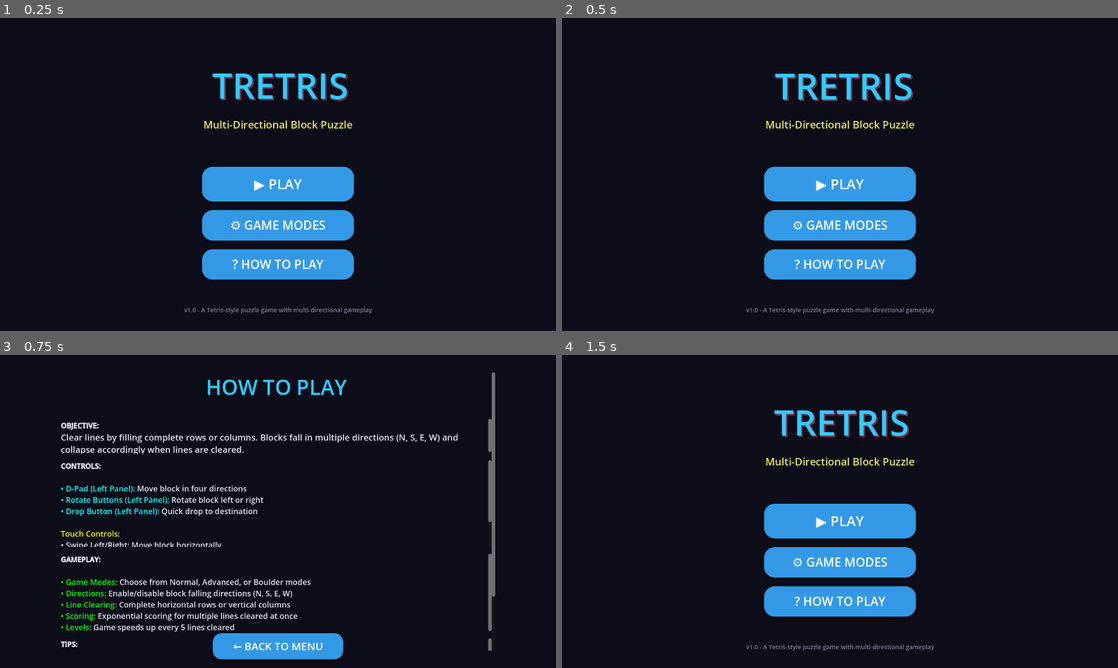
Above: before the commit, frames 1-4 (two rows, left to right).
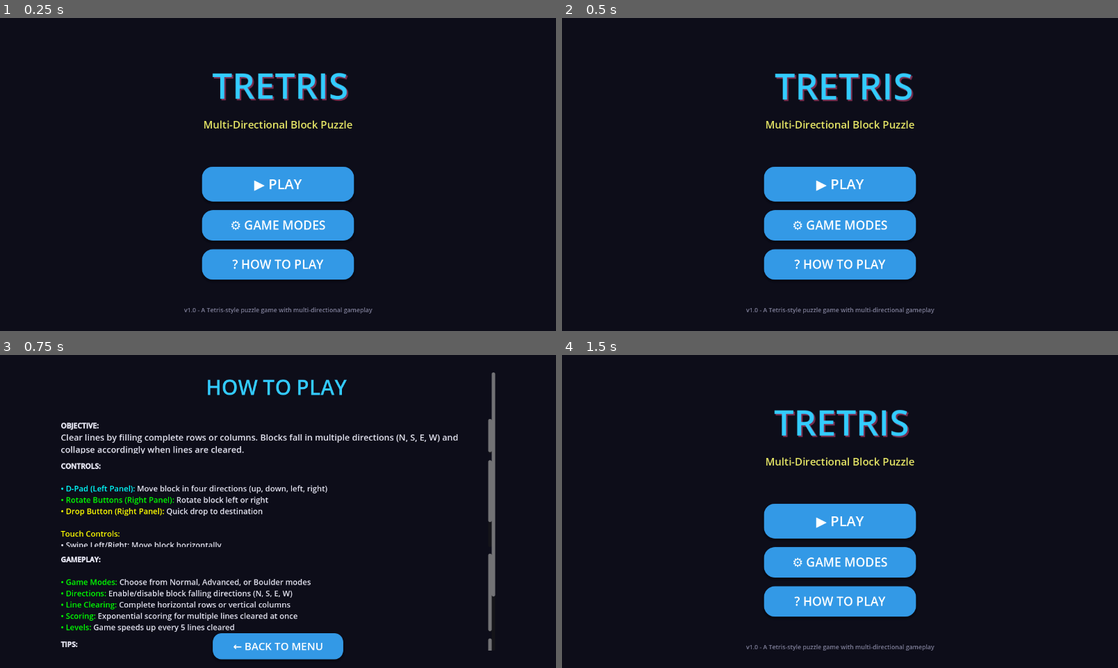
Above: after the commit, the same moments.

Repository: afotav-ship-it/tretris
Game: Godot game, scene res://scenes/main_menu.tscn
The game is run twice, just before and just after one commit, with the same random seed, the same clock (stepped at 60 frames per second) and the same inputs.
Inputs:
- Up to frame 1 (0.25 s): no input
- Up to frame 2 (0.5 s): no input
- Up to frame 3 (0.75 s): click "? HOW TO PLAY" at 0.5 s
- Up to frame 4 (1.5 s): click "← BACK TO MENU" at 1.25 s

Frames 1-2 are identical in both runs. In frame 3, 1.0% of the frame differs, in the area x 11-59%, y 41-52%; in frame 4, nothing differs.

Commit message:
Fix How to Play instructions to match new UI layout
Co-authored-by: afotav-ship-it <231927134+afotav-ship-it@users.noreply.github.com>

Diff:
--- a/godot-ios/scenes/how_to_play.tscn
+++ b/godot-ios/scenes/how_to_play.tscn
@@ -78,9 +78,9 @@
 bbcode_enabled = true
 text = "[b]CONTROLS:[/b]
 
-[color=cyan]• D-Pad (Left Panel):[/color] Move block in four directions
-[color=cyan]• Rotate Buttons (Left Panel):[/color] Rotate block left or right
-[color=cyan]• Drop Button (Left Panel):[/color] Quick drop to destination
+[color=cyan]• D-Pad (Left Panel):[/color] Move block in four directions (up, down, left, right)
+[color=lime]• Rotate Buttons (Right Panel):[/color] Rotate block left or right
+[color=yellow]• Drop Button (Right Panel):[/color] Quick drop to destination
 
 [color=yellow]Touch Controls:[/color]
 • Swipe Left/Right: Move block horizontally
